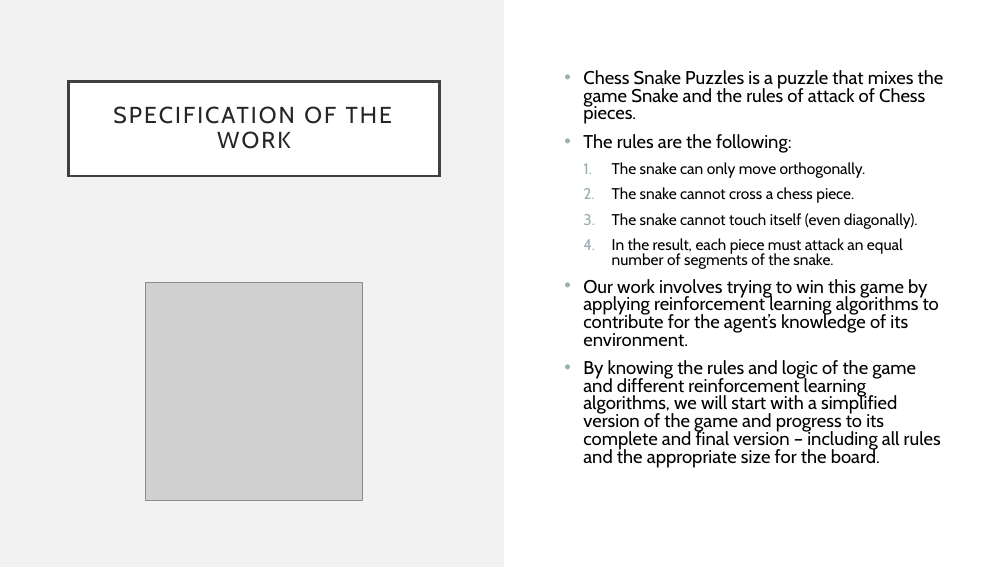
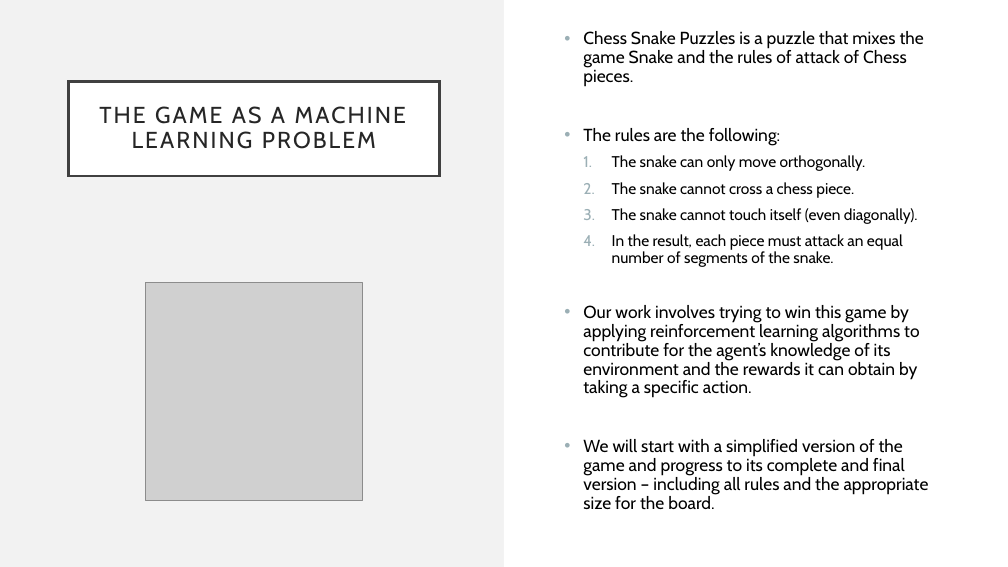
Before and after one commit to caroucintra/IART-PROJ2, a slide deck: slide 2 of docs/FirstCheckpoint.pptm. Drawn at 1008x567 pixels with LibreOffice and Linux fonts; fonts in the diff are those of the drawing; grey boxes stand for pictures. Boxes give left, top, right and bottom in pixels: in the first picture for what was removed or moved away, otherwise in the second. Text is boxed around its words. In the diff, an @@ line names an element or a change of style, - is before the commit and + after.

```diff
--- a/docs/FirstCheckpoint.pptm
+++ b/docs/FirstCheckpoint.pptm
@@ text "Chess Snake Puzzles is a ...": place and size @@
-text "Chess Snake Puzzles is a ..." at bbox=[583, 70, 944, 467]
+text "Chess Snake Puzzles is a ..." at bbox=[583, 31, 929, 510]
@@ text at bbox=[583, 31, 924, 267]: size 17.6 to 16.6 pt in "Chess Snake Puzzles is a puzzle that ...", "The rules are the following:"; line spacing 0.8 to 0.9; less space between paragraphs @@
@@ title at bbox=[99, 106, 407, 149]: text changed @@
-SPECIFICATION OF THE WORK
+THE GAME AS A MACHINE LEARNING PROBLEM
@@ text at bbox=[583, 305, 929, 510]: text changed; size 17.6 to 16.6 pt @@
-• Our work involves trying to win this game by applying reinforcement learning algorithms to contribute for the agent’s knowledge of its environment.
-• By knowing the rules and logic of the game and different reinforcement learning algorithms, we will start with a simplified version of the game and progress to its complete and final version – including all rules and the appropriate size for the board.
+• Our work involves trying to win this game by applying reinforcement learning algorithms to contribute for the agent’s knowledge of its environment and the rewards it can obtain by taking a specific action.
+• We will start with a simplified version of the game and progress to its complete and final version – including all rules and the appropriate size for the board.
```
Also in this commit, not shown: 1 other slide changed, 1 slide added.
